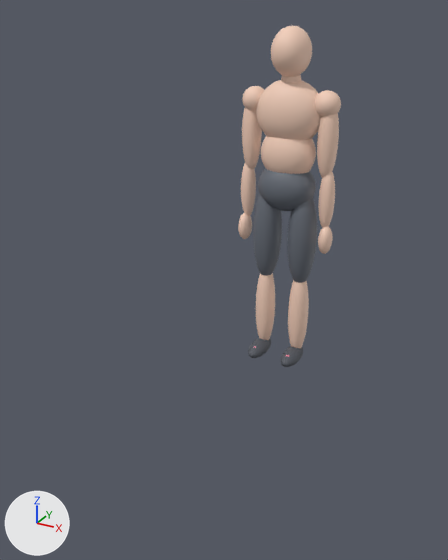
Two versions of the glTF model public/models/plank.glb, one commit apart.
Both versions are drawn from a camera (50 mm lens) standing at (1.22, -2.89, 1.83) and looking at (-0.09, -0.51, 0.64). The axes (+X, +Y, +Z) are drawn at lower left. The lights are the same throughout. The picture after the commit comes second.

The older version as bpy lines, for what is in view:
```python
me_sphere = bpy.data.meshes.new('Sphere')
me_sphere.from_pydata(...)  # 3738 vertices, 7392 faces; spans x -0.26..0.26, y -0.18..0.12, z 0.0..1.75
# faces by material slot: [1056, 4928, 704, 704]
me_sphere.materials.append(mat_shorts)  # grey #666c76
me_sphere.materials.append(mat_skin)  # beige #f5d0bb
me_sphere.materials.append(mat_shoe)  # dark grey #53565e
me_sphere.materials.append(mat_accent)  # pink #fa88a4
ob_human = bpy.data.objects.new('Human', me_sphere)
ob_human.location = (0.0, 0.0, 0.0)
```
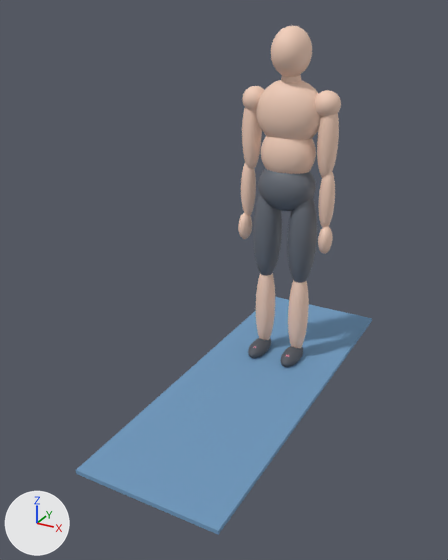
The change, as a diff of the scene's bpy script:
```diff
--- a/public/models/plank.glb.py
+++ b/public/models/plank.glb.py
@@ mat_mat @@
+mat_mat = principled_material('mat')
+mat_mat.base_color = (0.16, 0.32, 0.52)  # blue #6f99bf
+mat_mat.roughness = 0.9
@@ me_cube_003 @@
+me_cube_003.from_pydata(...)  # a box spanning x -0.35..0.35, y -1.35..0.65, z 0.0..0.02
+me_cube_003.materials.append(mat_mat)  # blue #6f99bf
@@ ob_plank_mat @@
+ob_plank_mat = bpy.data.objects.new('plank_mat', me_cube_003)
+ob_plank_mat.location = (0.0, 0.0, 0.0)
```

Boxes [x1, y1, x2, y2] around the edits, measured in the pictures (448 x 560 px):
'plank_mat', added (blue)
    after: [76, 297, 372, 535]
